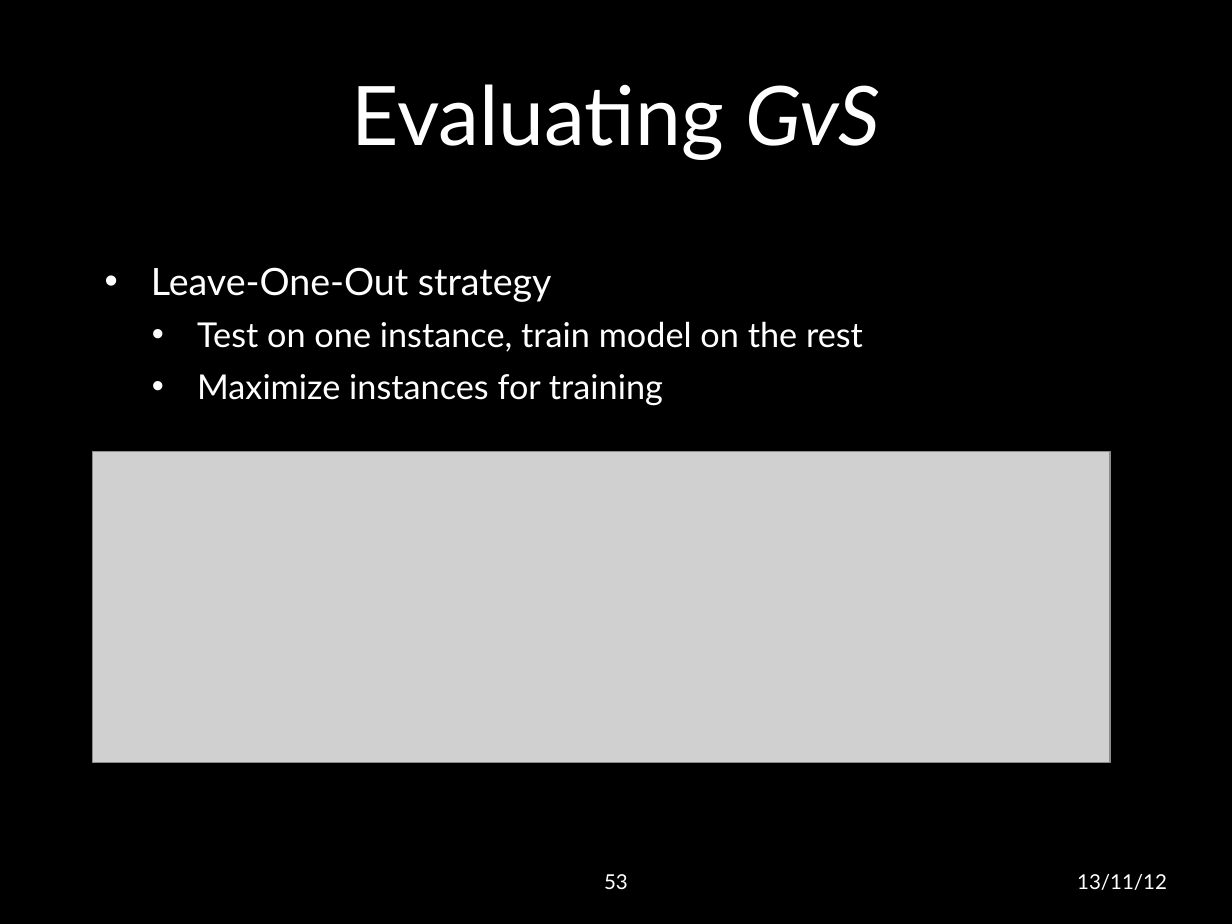
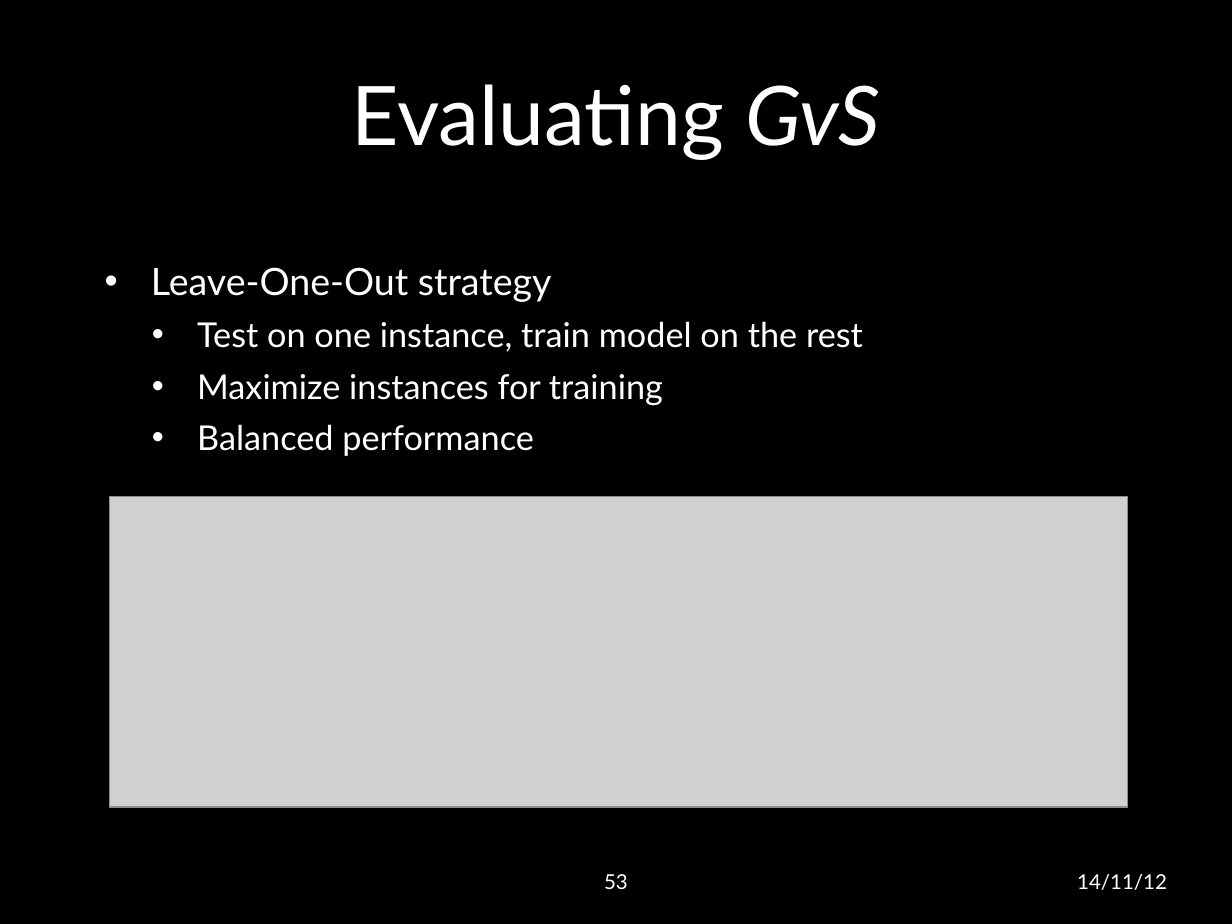
Before and after one commit to lwheng/fyp, a slide deck: slide 53 of presentation/final presentation.pptx. Drawn at 1232x924 pixels with LibreOffice and Linux fonts; fonts in the diff are those of the drawing; grey boxes stand for pictures; background and template pictures are left out. Boxes give left, top, right and bottom in pixels: in the first picture for what was removed or moved away, otherwise in the second. Text is boxed around its words. In the diff, an @@ line names an element or a change of style, - is before the commit and + after.

```diff
--- a/presentation/final presentation.pptx
+++ b/presentation/final presentation.pptx
@@ text at bbox=[197, 424, 534, 456]: paragraph added @@
+  • Balanced performance
@@ picture: place and size @@
-picture at bbox=[92, 452, 1110, 763]
+picture at bbox=[110, 496, 1127, 807]
@@ text at bbox=[1077, 874, 1167, 890]: text changed @@
-13/11/12
+14/11/12
```
Also in this commit, not shown: 62 other slides changed, 2 other files.
